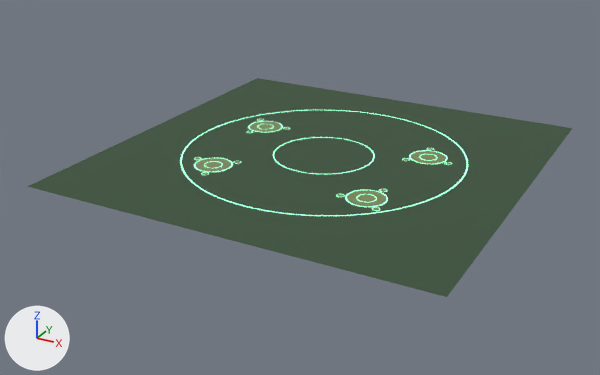
Before and after pictures for a commit that changed the glTF model models/plaza.glb.
Both versions are drawn from a 50 mm camera at (112.6, -220.4, 97.0) aimed at (-4.6, -7.3, -9.5). The lights are fixed; the arrows at lower left show +X, +Y and +Z. The first picture is the older version. Vertices at exactly the same position are counted once.

Before the edit, the objects in view are built like this:
```python
me_cropflat = bpy.data.meshes.new('CropFlat')
me_cropflat.from_pydata(...)  # 656 vertices, 640 faces; spans x -36.5..38.4, y -32.4..22.4, z 0.0
me_cropflat.materials.append(mat_cropflat)  # dark green #6f7c55
me_cropglow = bpy.data.meshes.new('CropGlow')
me_cropglow.from_pydata(...)  # 2484 vertices, 2456 faces; spans x -45.3..45.3, y -45.3..45.3, z 0.1
me_cropglow.materials.append(mat_cropglow)  # dark green #457c61, glowing green #95ffcb
me_ground = bpy.data.meshes.new('Ground')
me_ground.from_pydata([(-64.0, 64.0, 0.0), (-64.0, -64.0, 0.0), (64.0, -64.0, 0.0), (64.0, 64.0, 0.0)], [], [(0, 1, 2), (0, 2, 3)])
me_ground.materials.append(mat_grounddark)  # dark green #3c523c
ob_cropflat = bpy.data.objects.new('CropFlat', me_cropflat)
ob_cropflat.location = (0.0, 0.0, 0.0)
ob_cropglow = bpy.data.objects.new('CropGlow', me_cropglow)
ob_cropglow.location = (0.0, 0.0, 0.0)
ob_ground = bpy.data.objects.new('Ground', me_ground)
ob_ground.location = (0.0, 0.0, 0.0)
```
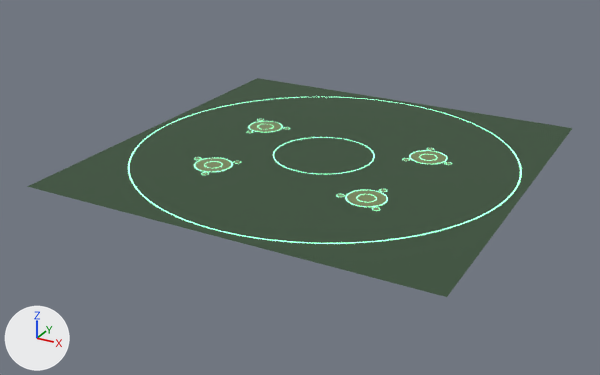
Location of each change, (x1, y1, x2, y2) in pixels of the pictures (600 x 375 px):
'CropGlow', reshaped (37% wider, 38% taller)
    before: (180, 110, 468, 216)
    after: (128, 97, 522, 244)

Diff of the bpy script that builds the scene:
```diff
--- a/models/plaza.glb.py
+++ b/models/plaza.glb.py
@@ me_cropglow @@
 # used by ob_cropglow; location = (0.0, 0.0, 0.0)
-me_cropglow.from_pydata(...)  # 2484 vertices, 2456 faces; spans x -45.3..45.3, y -45.3..45.3, z 0.1
+me_cropglow.from_pydata(...)  # 2484 vertices, 2456 faces; spans x -61.3..61.3, y -61.3..61.3, z 0.1
+# me_cropglow part 1: 386 of 2484 vertices moved; they spanned x -45.3..45.3, y -45.3..45.3, z 0.1 and now span x -61.3..61.3, y -61.3..61.3, z 0.1; mean shift (0.0, -0.1, 0.0); largest move (4.4, -44.6, 0.1) -> (6.0, -60.5, 0.1)
 me_cropglow.materials.append(mat_cropglow)
```
